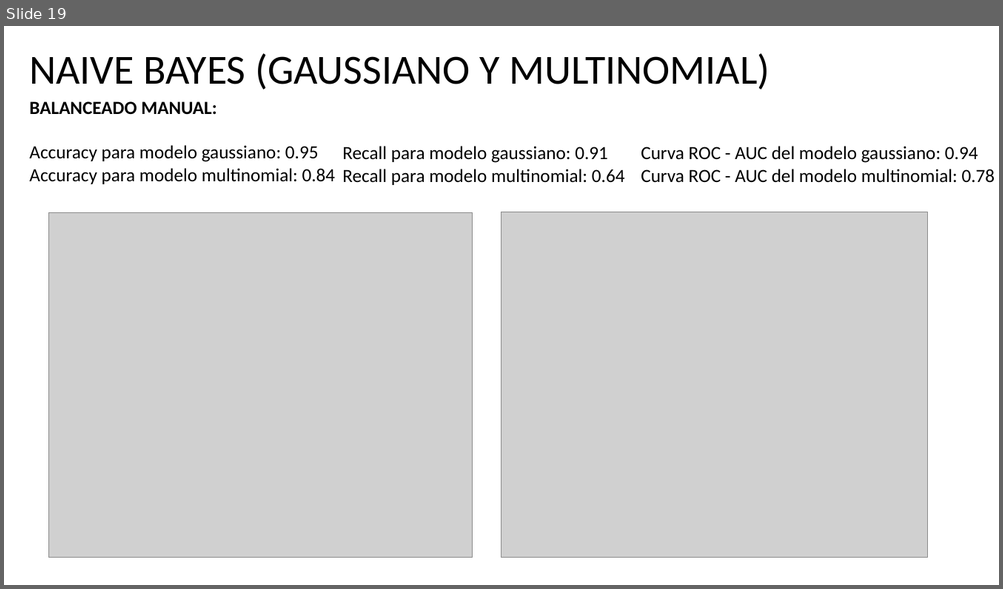
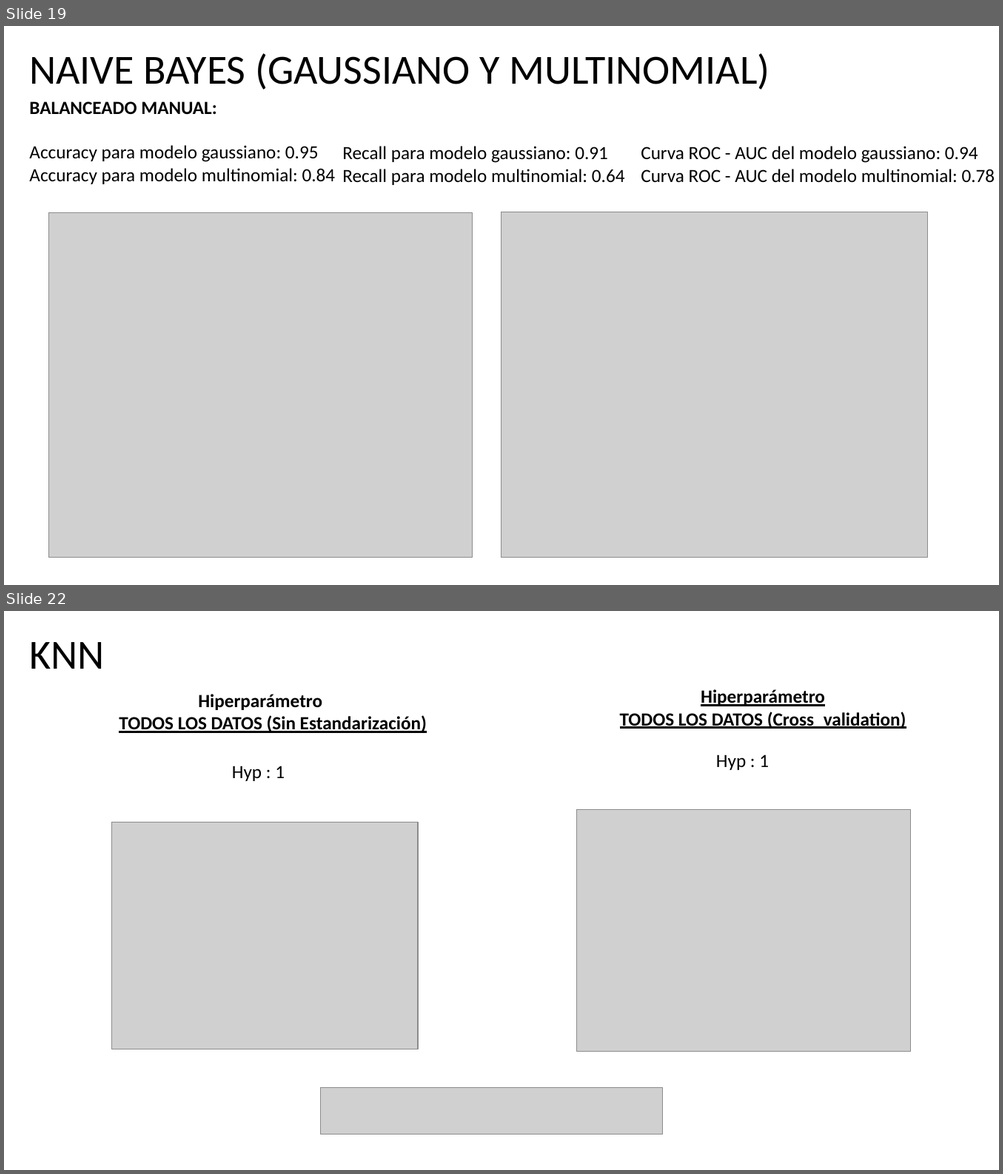
Before and after one commit to asasa293/limpieza_datos, a slide deck: TP3/TP3_Grupo12.pptx. Shown one above the other, each under a label of ours: slide 19 before the commit, slides 19 and 22 after it; the slides between them are not shown. The pictures are 1003x589 and 1003x1174 pixels, drawn with LibreOffice and Linux fonts; fonts in the diff are those of the drawing; grey boxes stand for pictures. Boxes give left, top, right and bottom in pixels: in the first picture for what was removed or moved away, otherwise in the second. Text is boxed around its words. In the diff, an @@ line names an element or a change of style, - is before the commit and + after.

```diff
--- a/TP3/TP3_Grupo12.pptx
+++ b/TP3/TP3_Grupo12.pptx
@@ slide 22 added at (x1=4, y1=611, x2=999, y2=1170), background #FFFFFF @@
@@ text added at (x1=29, y1=642, x2=104, y2=669), 40 pt, text #000000 @@
+KNN
@@ text added at (x1=119, y1=694, x2=427, y2=733), 18 pt, text #000000, bold, underline @@
+Hiperparámetro
+TODOS LOS DATOS (Sin Estandarización)
@@ text added at (x1=620, y1=689, x2=906, y2=729), 18 pt, text #000000, bold, underline @@
+Hiperparámetro
+TODOS LOS DATOS (Cross_validation)
@@ text added at (x1=232, y1=766, x2=284, y2=781), 18 pt, text #000000 @@
+Hyp : 1
@@ text added at (x1=716, y1=755, x2=768, y2=770), 18 pt, text #000000 @@
+Hyp : 1
@@ picture added at (x1=577, y1=809, x2=910, y2=1052) @@
@@ picture added at (x1=112, y1=823, x2=418, y2=1050) @@
@@ picture added at (x1=320, y1=1088, x2=662, y2=1134) @@
```
Also in this commit, not shown: 2 other slides added.
